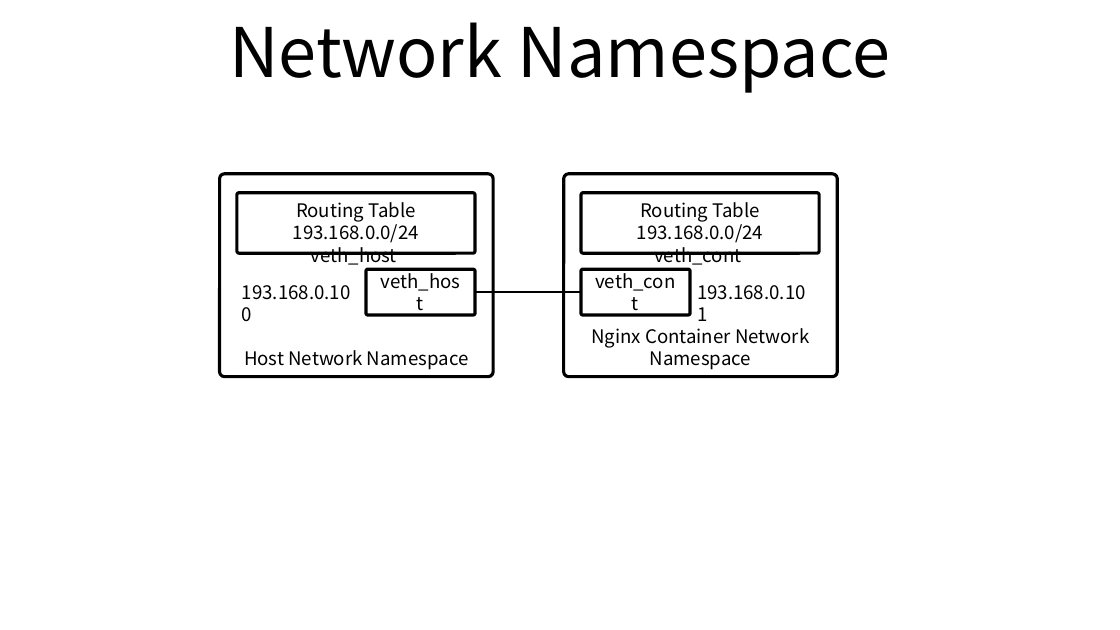
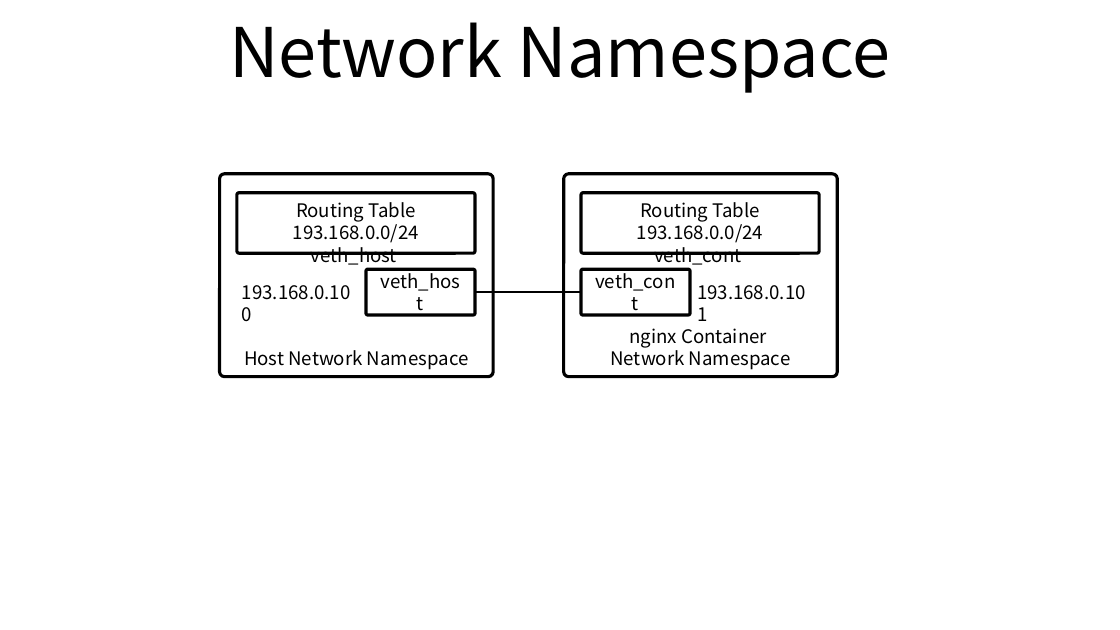
Before and after one commit to ssup2/blog-old, a slide deck: slide 2 of images/onebyone_container/Network_Namespace/Network_Namespace.pptx. Drawn at 1120x630 pixels with LibreOffice and Linux fonts; fonts in the diff are those of the drawing. Boxes give left, top, right and bottom in pixels: in the first picture for what was removed or moved away, otherwise in the second. Text is boxed around its words. In the diff, an @@ line names an element or a change of style, - is before the commit and + after.

```diff
--- a/images/onebyone_container/Network_Namespace/Network_Namespace.pptx
+++ b/images/onebyone_container/Network_Namespace/Network_Namespace.pptx
@@ text in rounded rectangle at box(610, 328, 791, 370): text changed @@
-Nginx Container Network Namespace
+nginx Container
+Network Namespace
```
Also in this commit, not shown: 1 other slide changed, 1 slide added, 2 slides removed, 5 other files.
